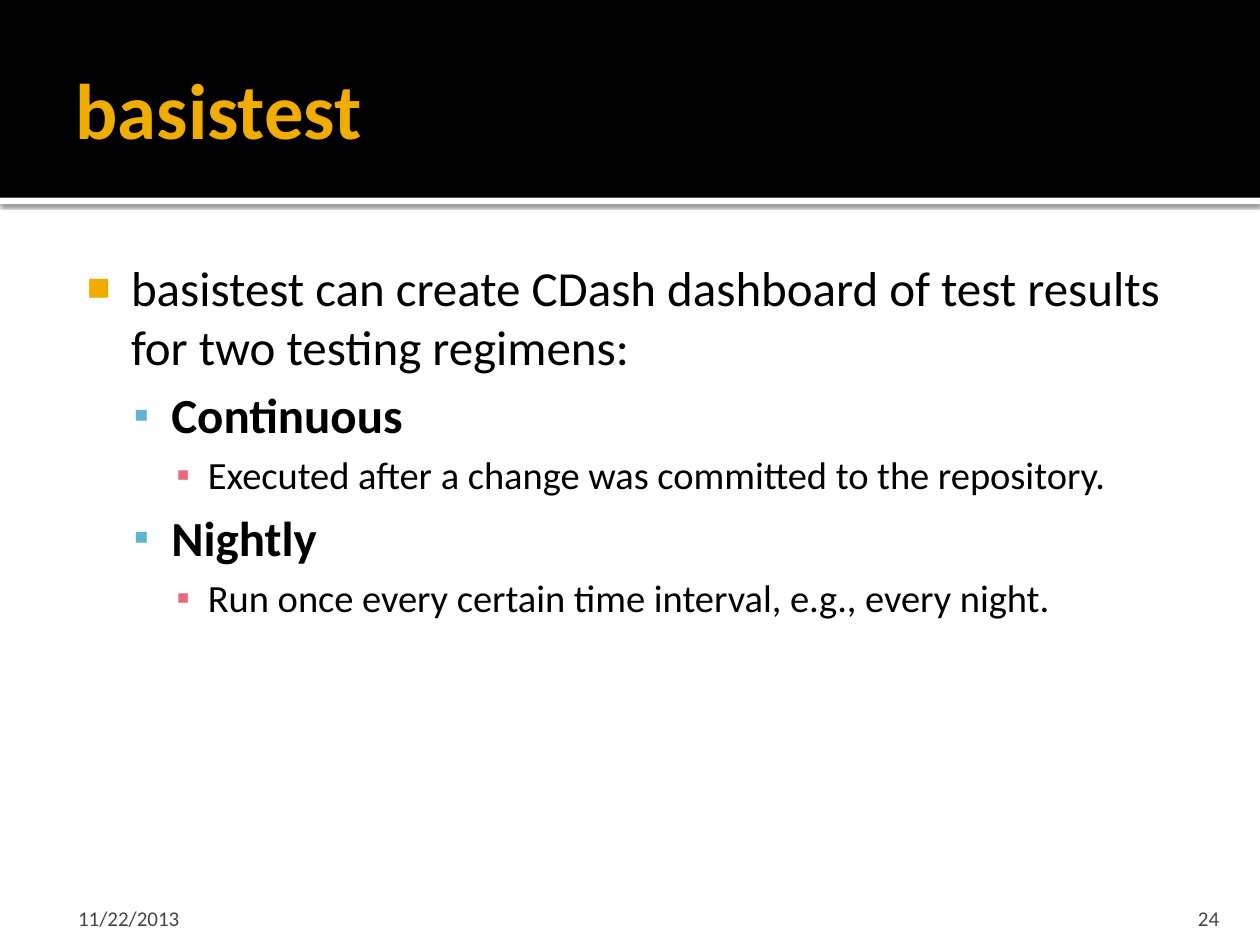
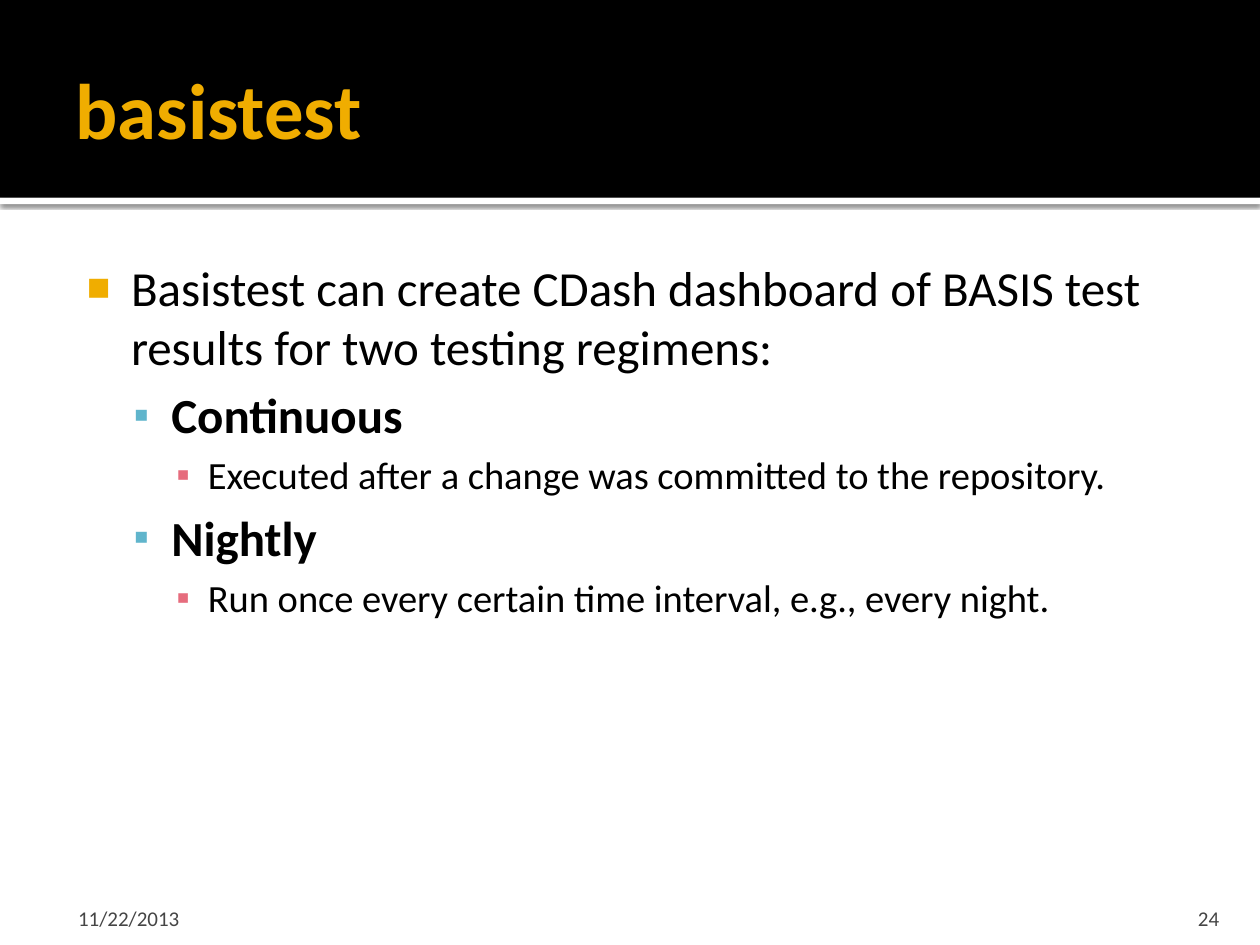
Before and after one commit to cmake-basis/legacy, a slide deck: slide 24 of doc/BASIS_Introduction.pptx. Drawn at 1260x945 pixels with LibreOffice and Linux fonts; fonts in the diff are those of the drawing. Boxes give left, top, right and bottom in pixels: in the first picture for what was removed or moved away, otherwise in the second. Text is boxed around its words. In the diff, an @@ line names an element or a change of style, - is before the commit and + after.

Commit message:
Issue #237, major update to BASIS_Introduction.pptx, improving wording and updating reference plus version information to new git location.

```diff
--- a/doc/BASIS_Introduction.pptx
+++ b/doc/BASIS_Introduction.pptx
@@ text at <box>131,272,1140,374</box>: text changed @@
-■ basistest can create CDash dashboard of test results for two testing regimens:
+■ Basistest can create CDash dashboard of BASIS test results for two testing regimens:
```
Also in this commit, not shown: 10 other slides changed, 4 slides added.
